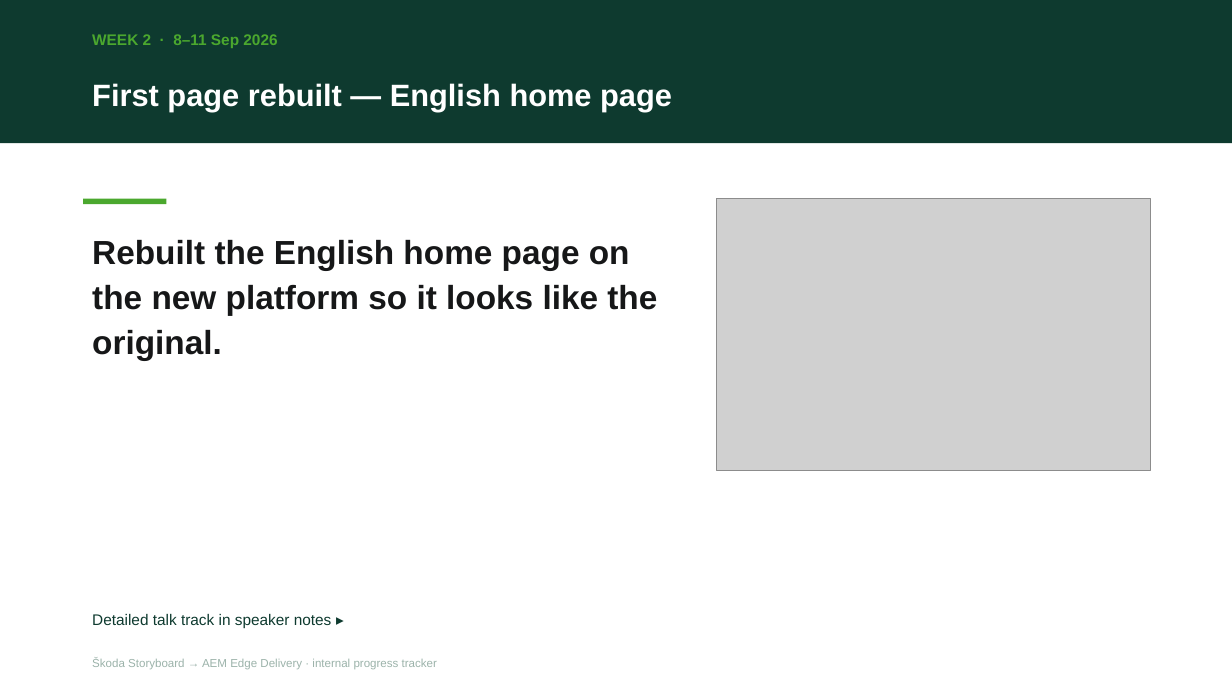
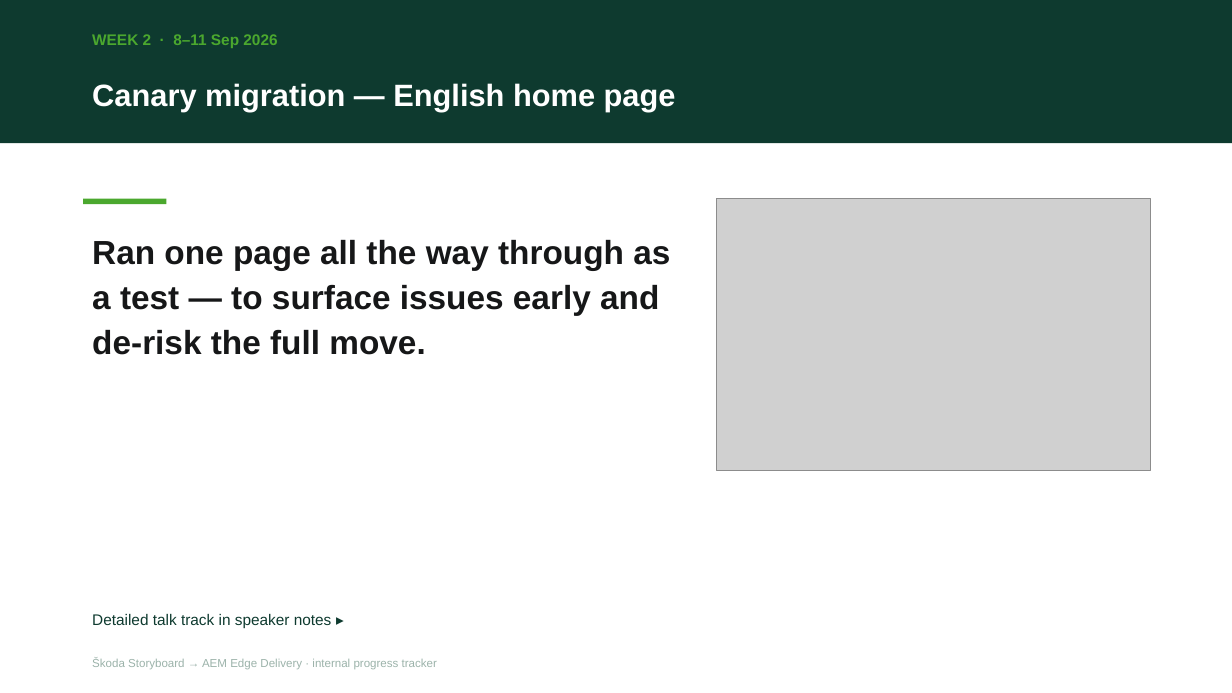
Before and after one commit to larsauffarth/skoda-storyboard, a slide deck: slide 3 of docs/deck/skoda-storyboard-project-tracker.pptx. Drawn at 1232x693 pixels with LibreOffice and Linux fonts; fonts in the diff are those of the drawing; grey boxes stand for pictures. Boxes give left, top, right and bottom in pixels: in the first picture for what was removed or moved away, otherwise in the second. Text is boxed around its words. In the diff, an @@ line names an element or a change of style, - is before the commit and + after.

```diff
--- a/docs/deck/skoda-storyboard-project-tracker.pptx
+++ b/docs/deck/skoda-storyboard-project-tracker.pptx
@@ text at bbox=[92, 83, 676, 112]: text changed @@
-First page rebuilt — English home page
+Canary migration — English home page
@@ text at bbox=[92, 239, 670, 355]: text changed @@
-Rebuilt the English home page on the new platform so it looks like the original.
+Ran one page all the way through as a test — to surface issues early and de-risk the full move.
```
Also in this commit, not shown: 1 other file.
